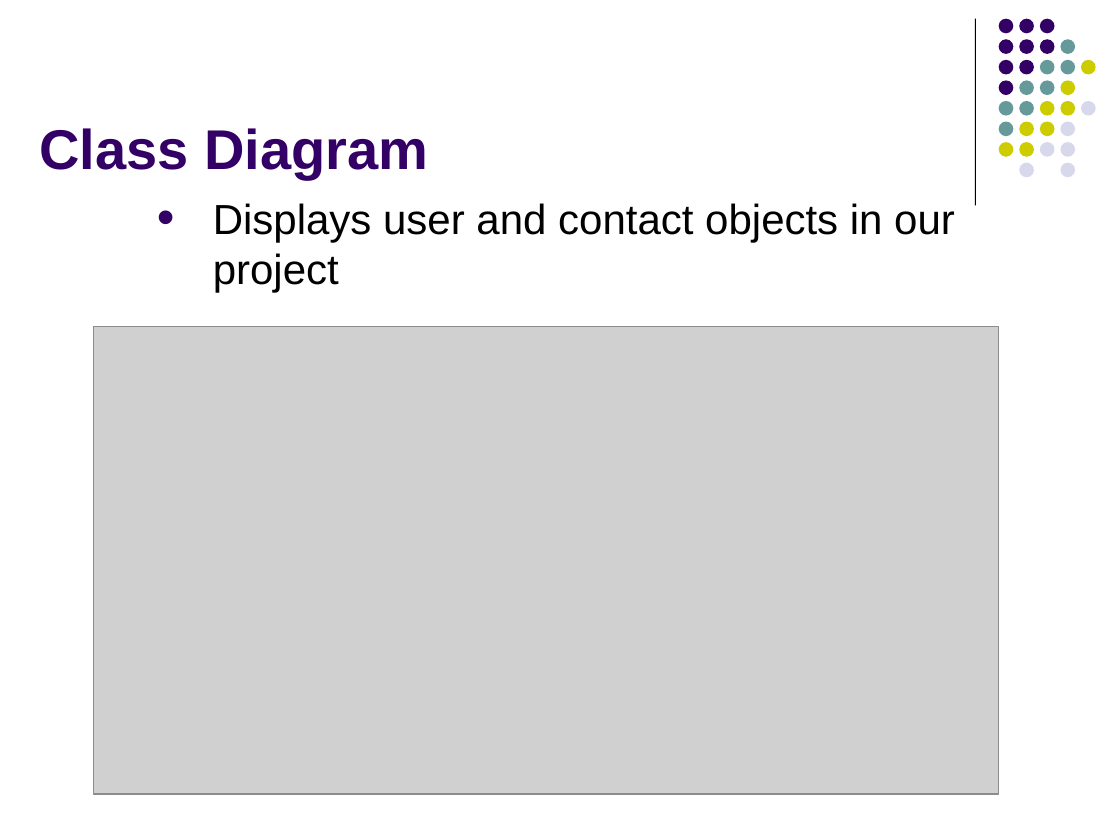
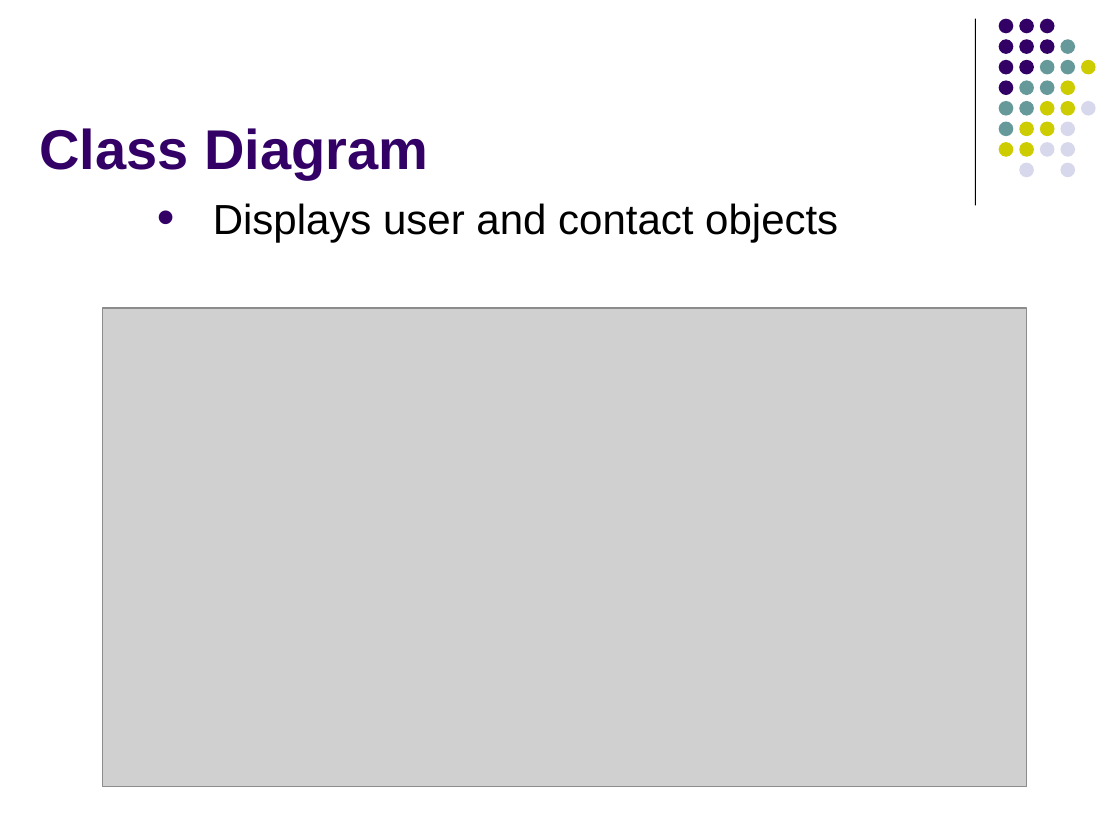
Before and after one commit to SudoKudo/P.O.O.P-Small-Project, a slide deck: slide 5 of Presentation/Small Project - Contact Manager Group 13.pptx. Drawn at 1120x840 pixels with LibreOffice and Linux fonts; fonts in the diff are those of the drawing; grey boxes stand for pictures. Boxes give left, top, right and bottom in pixels: in the first picture for what was removed or moved away, otherwise in the second. Text is boxed around its words. In the diff, an @@ line names an element or a change of style, - is before the commit and + after.

```diff
--- a/Presentation/Small Project - Contact Manager Group 13.pptx
+++ b/Presentation/Small Project - Contact Manager Group 13.pptx
@@ text at (213, 203, 838, 242): text changed @@
-• Displays user and contact objects in our project
+• Displays user and contact objects
@@ picture: place and size @@
-picture at (93, 327, 998, 794)
+picture at (103, 308, 1027, 786)
```
Also in this commit, not shown: 4 other slides changed, 12 other files.
